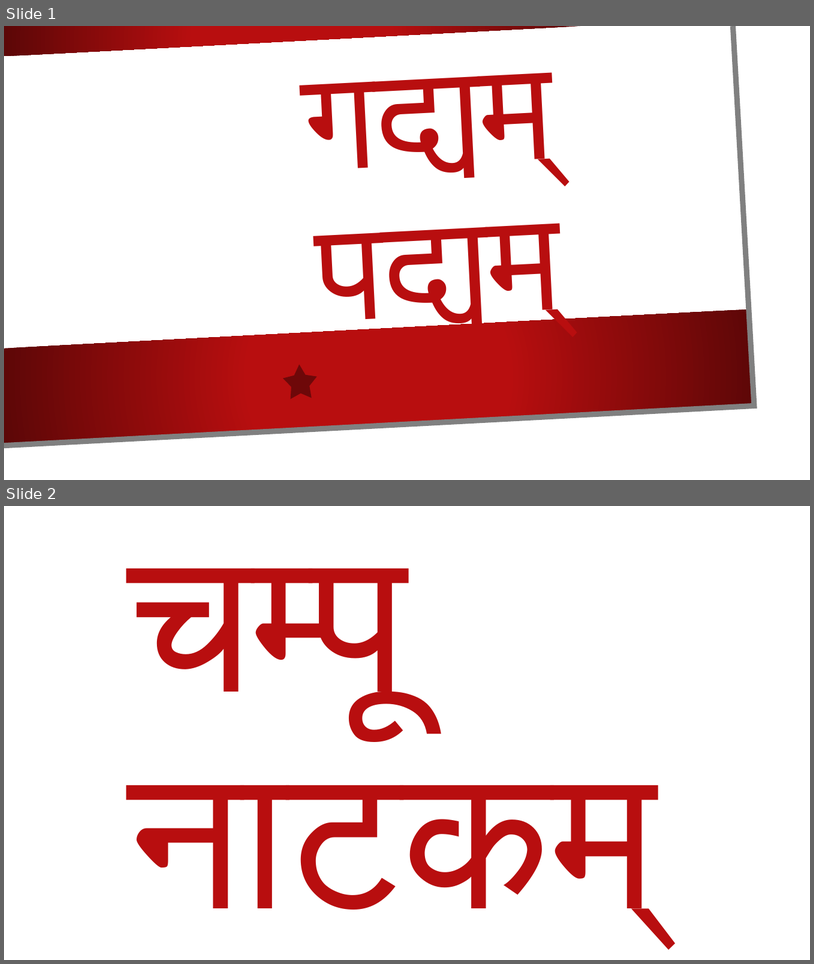
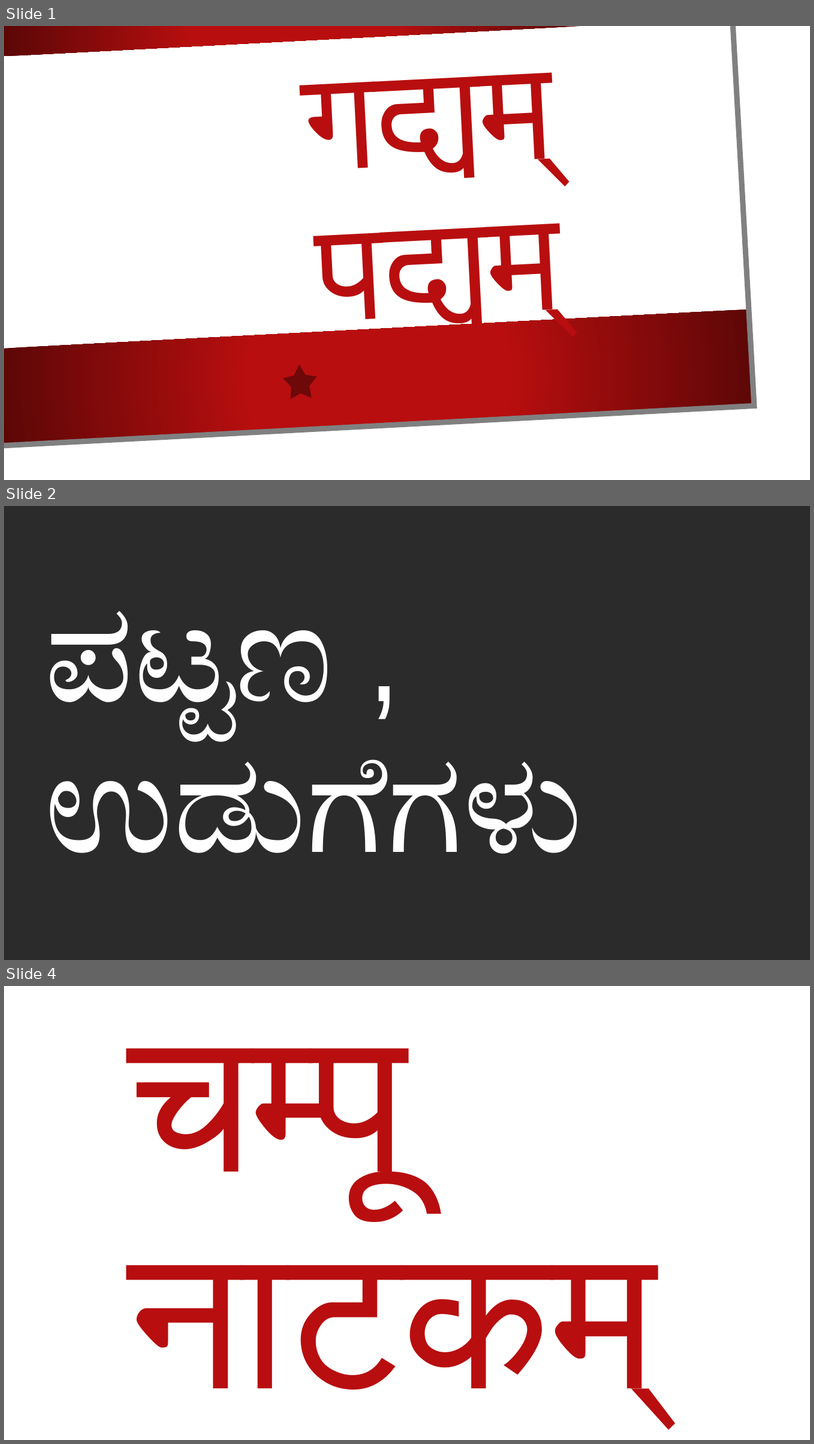
Before and after one commit to GIRISHVBHAGWAT/MY_Documents, a slide deck: Ppt/sahitya2indexer_photos.pptx. Shown one above the other, each under a label of ours: slides 1 and 2 before the commit, slides 1, 2 and 4 after it; the slides between them are not shown. The pictures are 814x964 and 814x1444 pixels, drawn with LibreOffice and Linux fonts; fonts in the diff are those of the drawing; background and template pictures are left out; a plain dark background stands for a picture behind light text. Boxes give left, top, right and bottom in pixels: in the first picture for what was removed or moved away, otherwise in the second. Text is boxed around its words. In the diff, an @@ line names an element or a change of style, - is before the commit and + after.

```diff
--- a/Ppt/sahitya2indexer_photos.pptx
+++ b/Ppt/sahitya2indexer_photos.pptx
@@ slide 2 added at [4,506,810,960], background picture (left out) @@
@@ title added at [44,611,583,853], 166 pt, text #FFFFFF @@
+ಪಟ್ಟಣ ,
+ಉಡುಗೆಗಳು
@@ what was slide 2 is now slide 4 @@
```
Also in this commit, not shown: 1 other slide added, 3 other files.
